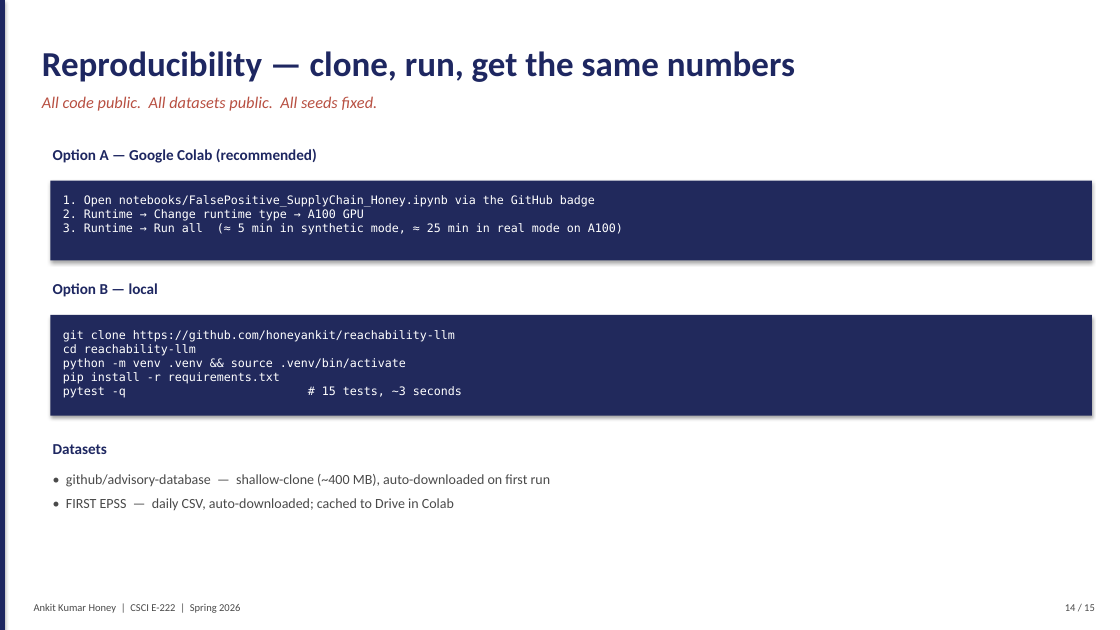
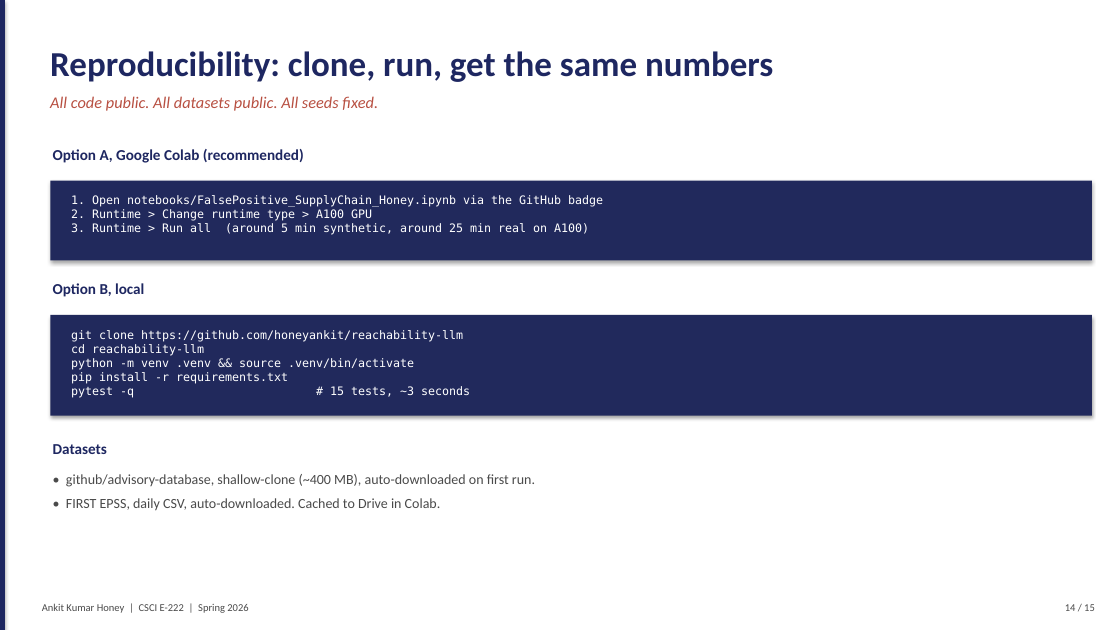
Before and after one commit to honeyankit/reachability-llm, a slide deck: slide 14 of reports/FalsePositive_SupplyChain_Honey.pptx. Drawn at 1120x630 pixels with LibreOffice and Linux fonts; fonts in the diff are those of the drawing. Boxes give left, top, right and bottom in pixels: in the first picture for what was removed or moved away, otherwise in the second. Text is boxed around its words. In the diff, an @@ line names an element or a change of style, - is before the commit and + after.

```diff
--- a/reports/FalsePositive_SupplyChain_Honey.pptx
+++ b/reports/FalsePositive_SupplyChain_Honey.pptx
@@ text at (x1=50, y1=51, x2=773, y2=82): text changed @@
-Reproducibility — clone, run, get the same numbers
+Reproducibility: clone, run, get the same numbers
@@ text at (x1=53, y1=149, x2=304, y2=163): text changed @@
-Option A — Google Colab (recommended)
+Option A, Google Colab (recommended)
@@ text at (x1=71, y1=209, x2=589, y2=235): text changed @@
-2. Runtime → Change runtime type → A100 GPU
-3. Runtime → Run all (≈ 5 min in synthetic mode, ≈ 25 min in real mode on A100)
+2. Runtime > Change runtime type > A100 GPU
+3. Runtime > Run all (around 5 min synthetic, around 25 min real on A100)
@@ text at (x1=53, y1=283, x2=144, y2=297): text changed @@
-Option B — local
+Option B, local
@@ text at (x1=66, y1=474, x2=535, y2=511): text changed @@
-• github/advisory-database — shallow-clone (~400 MB), auto-downloaded on first run
-• FIRST EPSS — daily CSV, auto-downloaded; cached to Drive in Colab
+• github/advisory-database, shallow-clone (~400 MB), auto-downloaded on first run.
+• FIRST EPSS, daily CSV, auto-downloaded. Cached to Drive in Colab.
@@ 3 texts moved together from (x1=34, y1=96, x2=462, y2=613) to (x1=42, y1=96, x2=470, y2=613) @@
```
Also in this commit, not shown: 14 other slides changed, 3 other files.
